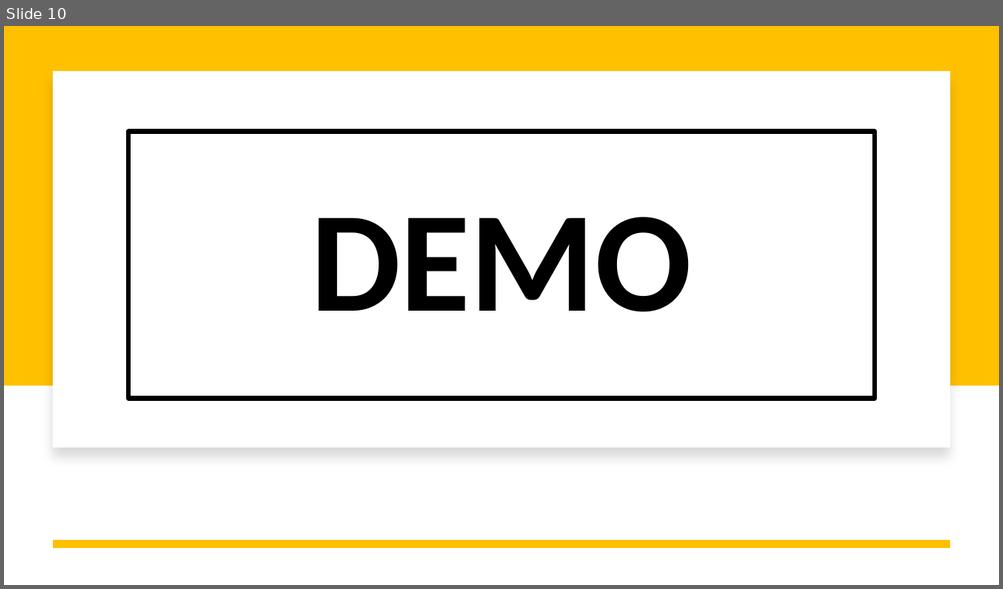
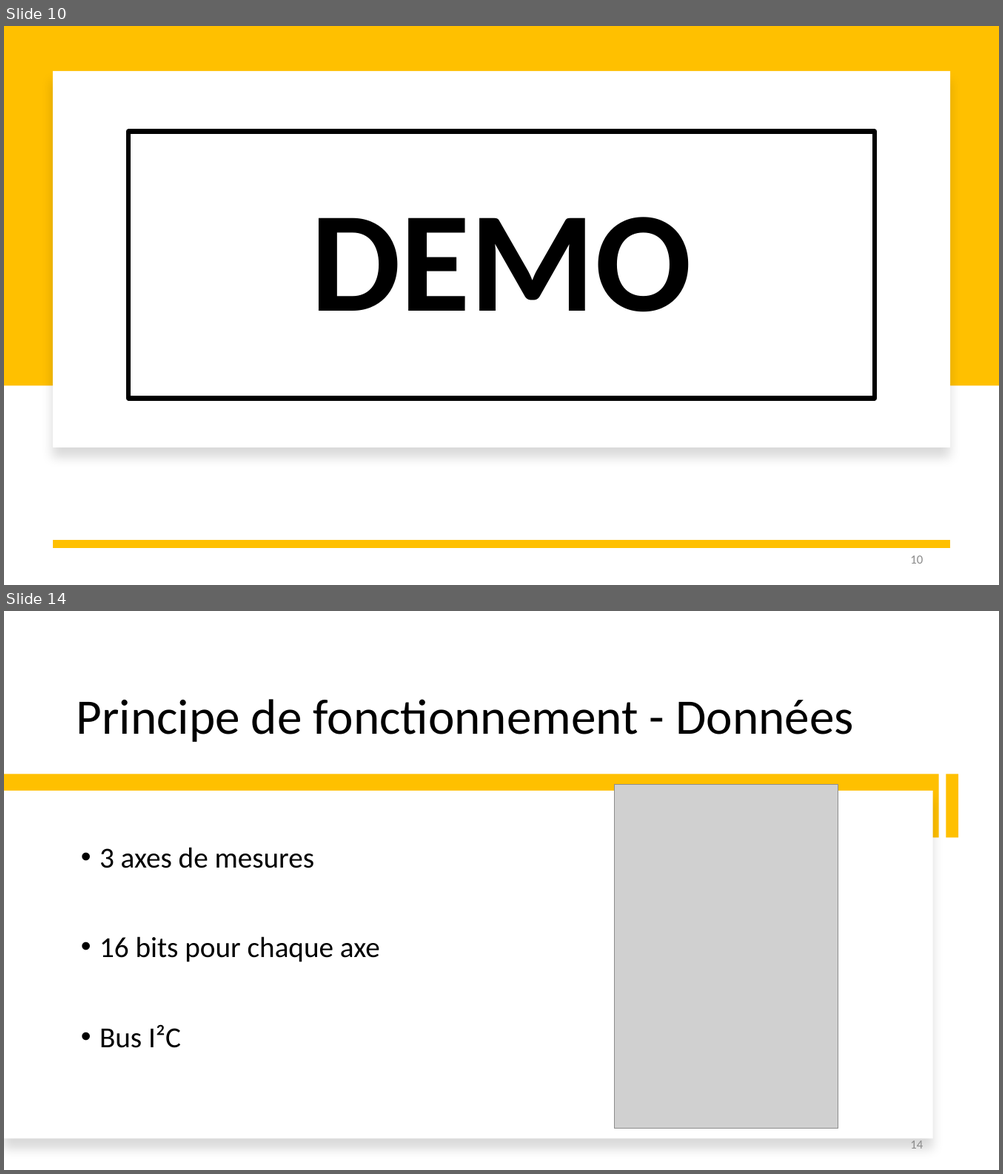
Before and after one commit to nimesh-t/Electronique-Numerique, a slide deck: Presentation/Presentation_Capteurs_BMP280.pptx. Shown one above the other, each under a label of ours: slide 10 before the commit, slides 10 and 14 after it; the slides between them are not shown. The pictures are 1003x589 and 1003x1174 pixels, drawn with LibreOffice and Linux fonts; fonts in the diff are those of the drawing; grey boxes stand for pictures. Boxes give left, top, right and bottom in pixels: in the first picture for what was removed or moved away, otherwise in the second. Text is boxed around its words. In the diff, an @@ line names an element or a change of style, - is before the commit and + after.

```diff
--- a/Presentation/Presentation_Capteurs_BMP280.pptx
+++ b/Presentation/Presentation_Capteurs_BMP280.pptx
@@ slide 14 added at [4,611,999,1170], background #FFFFFF @@
@@ title added at [77,699,854,742], 48 pt, text #000000 @@
+Principe de fonctionnement - Données
@@ rectangle added at [4,775,939,838], fill #FFC000 @@
@@ picture added at [614,784,838,1129] @@
@@ rectangle added at [945,775,959,838], fill #FFC000 @@
@@ rectangle added at [4,791,933,1139], fill #FFFFFF @@
@@ text added at [99,847,380,1048], 28 pt, text #000000 @@
+• 3 axes de mesures
+• 16 bits pour chaque axe
+• Bus I²C
@@ page number added at [910,1141,922,1149], 12 pt, text #8C8C8C @@
+14
@@ slide 10 changed as well @@
@@ page number added at [910,556,922,564], 12 pt, text #8C8C8C @@
+10
```
Also in this commit, not shown: 9 other slides changed, 6 other slides added.
